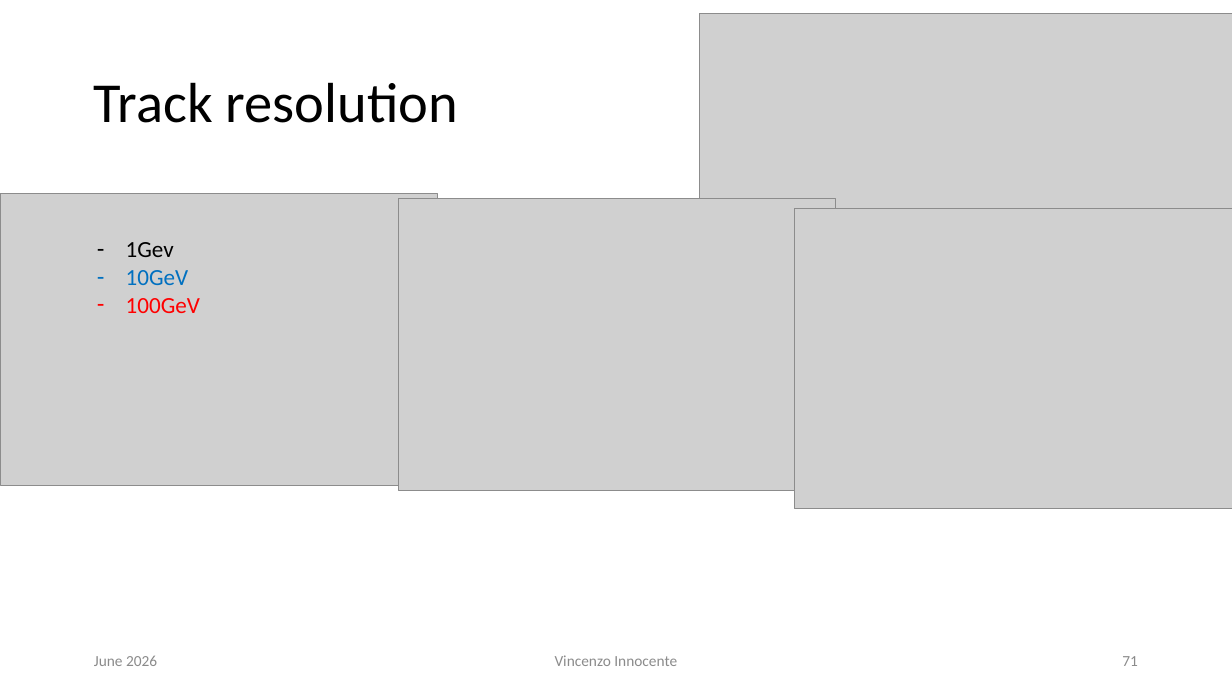
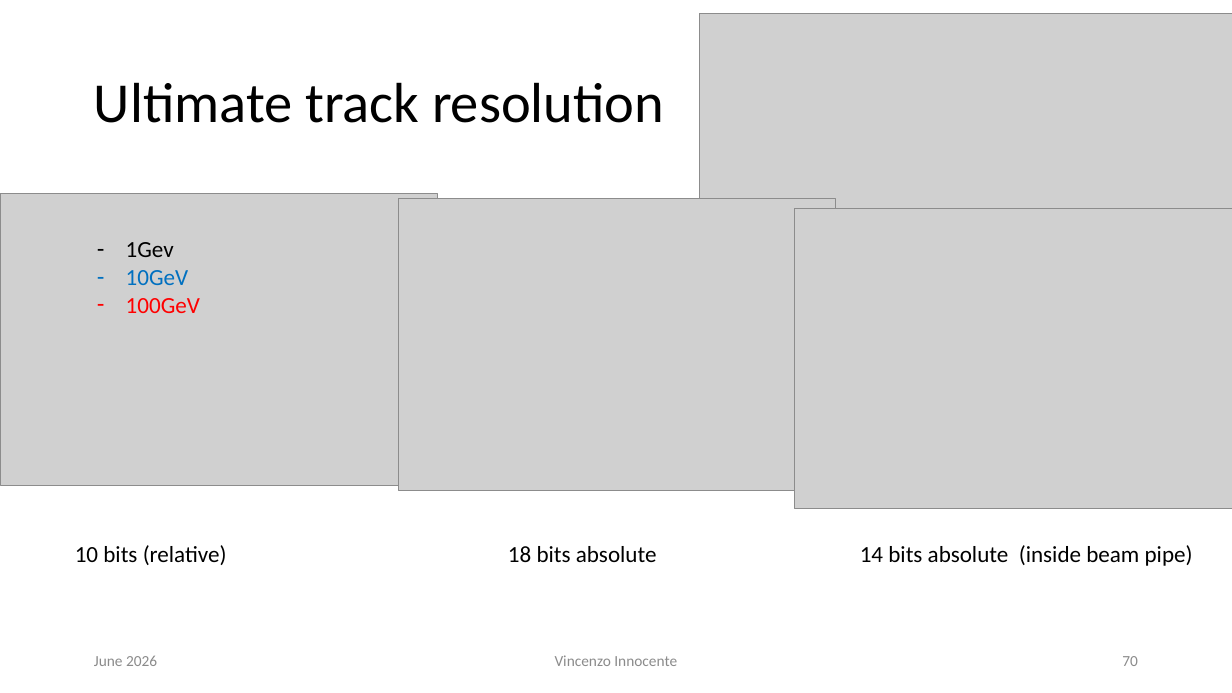
Before and after one commit to VinInn/FPCourse, a slide deck: slide 70 of Slides/FPforScientist.pptx (slide 71 before the commit). Drawn at 1232x693 pixels with LibreOffice and Linux fonts; fonts in the diff are those of the drawing; grey boxes stand for pictures. Boxes give left, top, right and bottom in pixels: in the first picture for what was removed or moved away, otherwise in the second. Text is boxed around its words. In the diff, an @@ line names an element or a change of style, - is before the commit and + after.

```diff
--- a/Slides/FPforScientist.pptx
+++ b/Slides/FPforScientist.pptx
@@ title at (94,82,664,123): text changed @@
-Track resolution
+Ultimate track resolution
@@ text added at (75,545,1193,566), 18 pt, text #000000 @@
+10 bits (relative) 18 bits absolute 14 bits absolute (inside beam pipe)
@@ page number at (1122,656,1138,666): text changed @@
-71
+70
```
Also in this commit, not shown: 3 other slides changed.
